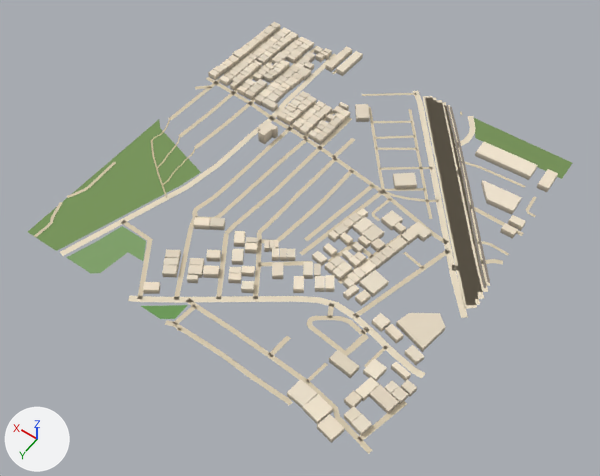
Two versions of the glTF model public/assets/bengaluru-region-v1/tiles/t13_-24-l0.glb, one commit apart.
Before and after are seen from a 50 mm lens placed at (6354.0, -11175.0, 807.0), pointed at (6733.0, -11707.0, -28.0). The axes (+X, +Y, +Z) are drawn at lower left. The lights are the same throughout. The first picture is the older version. Vertices at exactly the same position are counted once.

In view in the first picture: 'building', 'ground'.
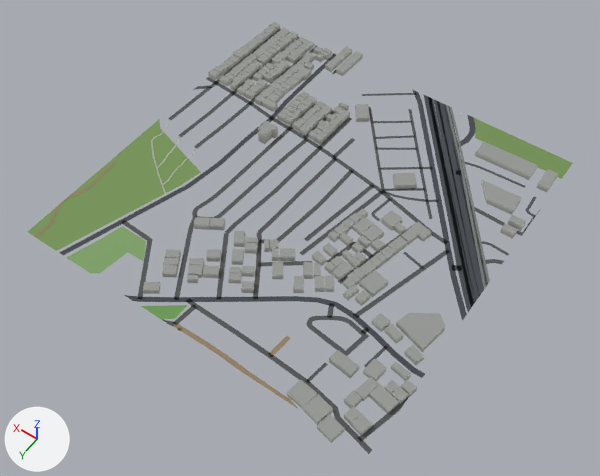
Location of each change, [x1, y1, x2, y2] in pixels of the pictures (600 x 476 px; the box of a moved part takes in the faces that stretch with it):
part 1 of me_building, recoloured
    both: [143, 22, 558, 443]
part 2 of me_ground, rebuilt (8% narrower)
    before: [437, 102, 488, 292]
    after: [437, 101, 484, 295]
part 3 of me_ground, rebuilt (14% narrower)
    before: [425, 98, 480, 305]
    after: [428, 97, 475, 306]
part 4 of me_ground, rebuilt (9% taller)
    before: [433, 100, 484, 299]
    after: [423, 94, 474, 312]
part 5 of me_ground, rebuilt (8% narrower)
    before: [445, 105, 457, 137]
    after: [445, 105, 456, 137]
part 6 of me_ground, moved or reshaped
    before: [195, 29, 537, 318]
    after: [193, 29, 540, 321]
part 7 of me_ground, moved or reshaped
    before: [53, 189, 174, 326]
    after: [51, 189, 174, 326]
part 8 of me_ground, moved or reshaped
    before: [222, 333, 407, 454]
    after: [222, 332, 409, 454]
part 9 of me_ground, recoloured
    both: [34, 37, 537, 454]

Patch to the scene script:
```diff
--- a/public/assets/bengaluru-region-v1/tiles/t13_-24-l0.glb.py
+++ b/public/assets/bengaluru-region-v1/tiles/t13_-24-l0.glb.py
@@ me_building @@
 # used by ob_building; location = (6500.0, -12000.0, 0.0)
-me_building.from_pydata(...)  # 1940 vertices, 2437 faces; spans x -2.0..501.0, y -18.0..511.0, z 0.0..17.0
+me_building.from_pydata(...)  # 1940 vertices, 2928 faces; spans x -2.0..501.0, y -18.0..511.0, z 0.0..17.0
+# me_building part 1: 2437 kept faces spanning x -2.0..501.0, y -18.0..511.0, z 0.0..17.0 get new vertex colours
+# edits to the shape of me_building do not show in these pictures
 me_building.materials.append(mat_building)
@@ me_ground @@
 # used by ob_ground; location = (6500.0, -12000.0, 0.0)
-me_ground.from_pydata(...)  # 1104 vertices, 951 faces; spans x -6.0..502.0, y -5.0..503.0, z 1.0
+me_ground.from_pydata(...)  # 1139 vertices, 982 faces; spans x 0.0..500.0, y 0.0..500.0, z 1.0
+# me_ground part 2: the loose piece of 28 vertices spanning x -5.0..205.0, y -4.0..258.0, z 1.0 is rebuilt with 28 vertices and now spans x 0.0..206.0, y 0.0..261.0, z 1.0
+# me_ground part 3: the loose piece of 24 vertices spanning x -6.0..223.0, y -5.0..281.0, z 1.0 is rebuilt with 24 vertices and now spans x 0.0..221.0, y 0.0..281.0, z 1.0
+# me_ground part 4: the loose piece of 22 vertices spanning x -6.0..213.0, y -5.0..271.0, z 1.0 is rebuilt with 26 vertices and now spans x 0.0..228.0, y 0.0..289.0, z 1.0
+# me_ground part 5: the loose piece of 6 vertices spanning x 148.0..193.0, y -2.0..52.0, z 1.0 is rebuilt with 6 vertices and now spans x 149.0..194.0, y 0.0..51.0, z 1.0
+# me_ground part 6: 34 vertices moved from x -3.0..502.0, y -3.0..299.0, z 1.0 to x 0.0..500.0, y 0.0..302.0, z 1.0; 41 vertices removed from x -5.0..498.0, y -4.0..286.0, z 1.0; 66 vertices added at x 0.0..500.0, y 0.0..271.0, z 1.0
+# me_ground part 7: 9 vertices moved from x 332.0..502.0, y 428.0..501.0, z 1.0 to x 323.0..500.0, y 425.0..500.0, z 1.0; 8 vertices removed from x 272.0..502.0, y 432.0..503.0, z 1.0; 10 vertices added at x 265.0..500.0, y 436.0..500.0, z 1.0
+# me_ground part 8: 10 vertices moved from x -1.0..158.0, y 383.0..503.0, z 1.0 to x 0.0..169.0, y 381.0..500.0, z 1.0; 3 vertices removed from x -3.0..97.0, y 426.0..497.0, z 1.0; 7 vertices added at x 0.0..158.0, y 415.0..500.0, z 1.0
+# me_ground part 9: 710 kept faces spanning x 0.0..500.0, y 0.0..500.0, z 1.0 get new vertex colours; the middle colour goes from beige #d7c9ae to dark grey #535556
 me_ground.materials.append(mat_ground)
```
